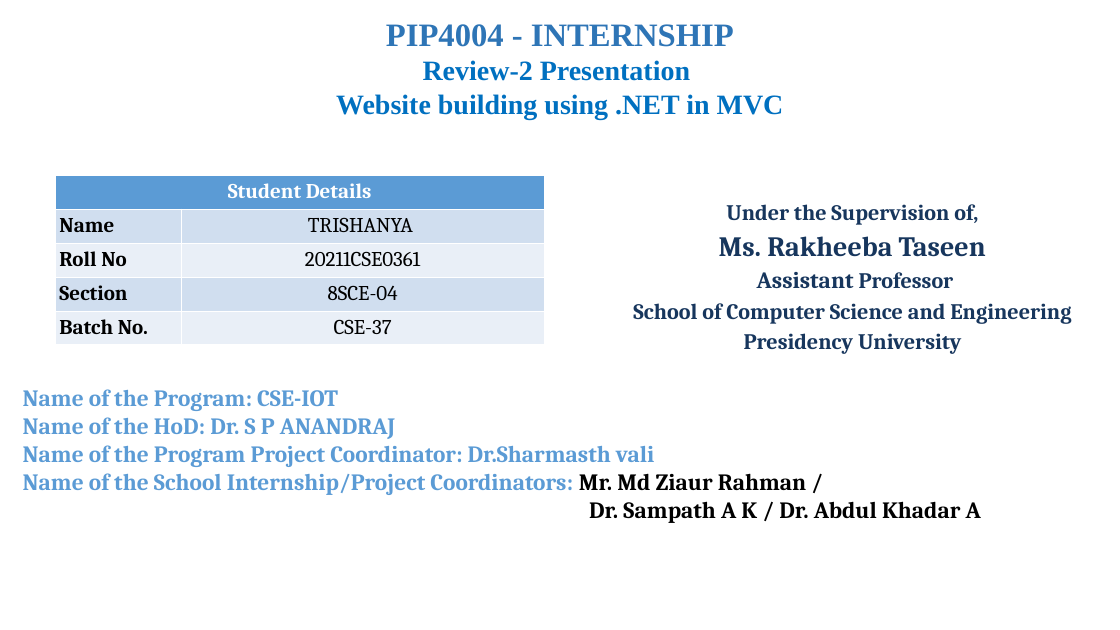
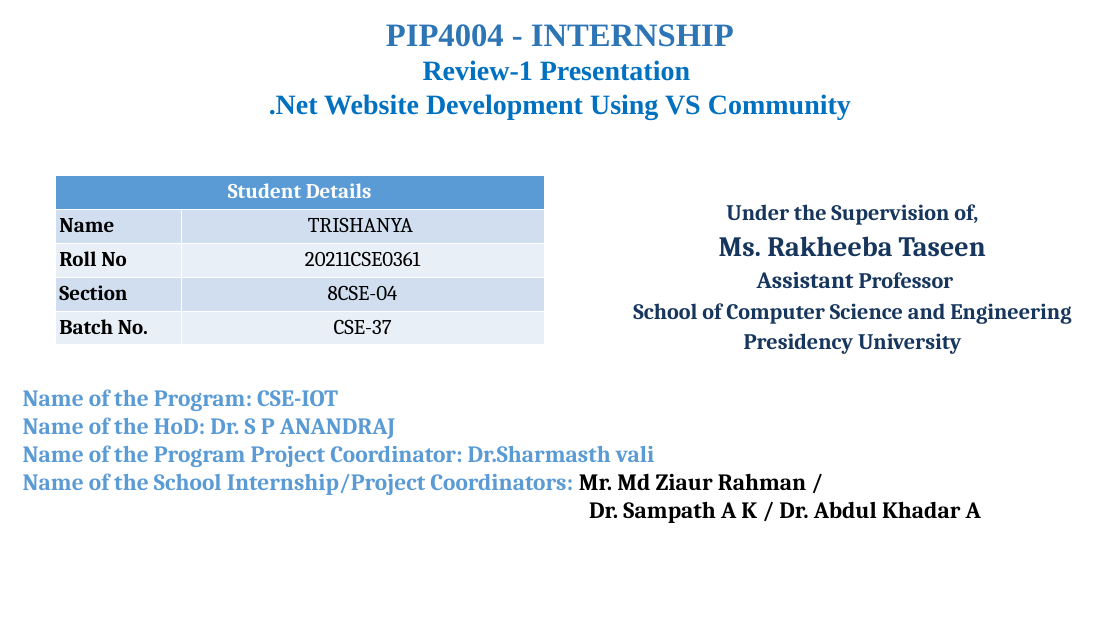
Before and after one commit to trishanya921/.netmvc, a slide deck: slide 1 of review1.ppt. Drawn at 1120x630 pixels with LibreOffice and Linux fonts; fonts in the diff are those of the drawing; background and template pictures are left out. Boxes give left, top, right and bottom in pixels: in the first picture for what was removed or moved away, otherwise in the second. Text is boxed around its words. In the diff, an @@ line names an element or a change of style, - is before the commit and + after.

```diff
--- a/review1.ppt
+++ b/review1.ppt
@@ text at bbox=[269, 24, 851, 120]: text changed @@
-PIP4004 - INTERNSHIP
-Review-2 Presentation
-Website building using .NET in MVC
+PIP4004 - INTERNSHIP
+Review-1 Presentation
+.Net Website Development Using VS Community
@@ table at bbox=[55, 175, 544, 343] @@
-row 4, column 2: 8SCE-04
+row 4, column 2: 8CSE-04
```
Also in this commit, not shown: 1 other slide changed, 2 other files.
